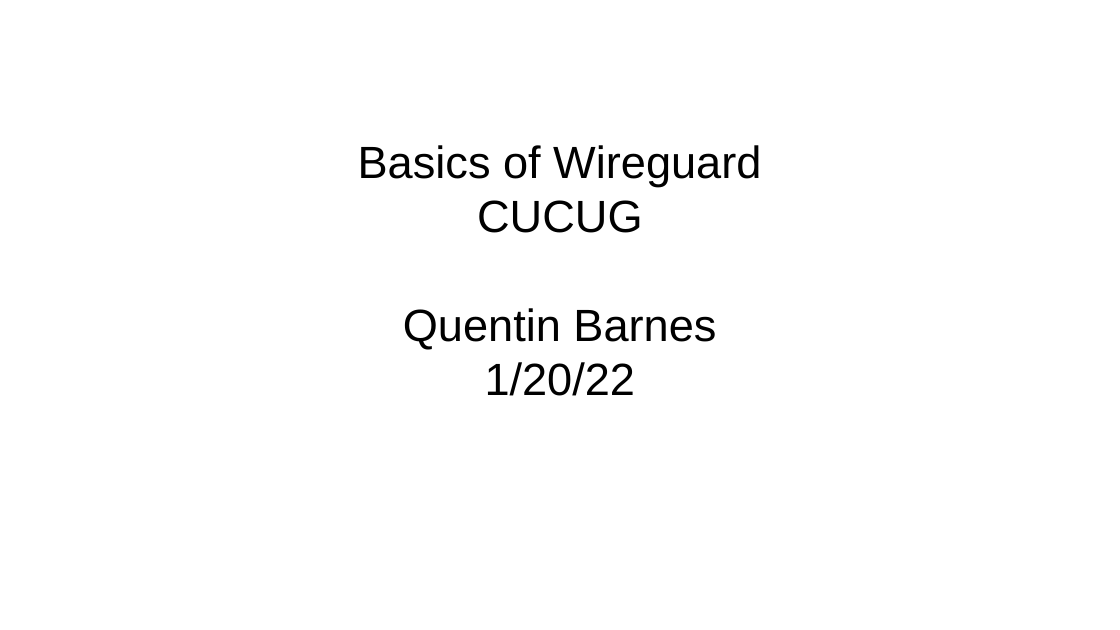
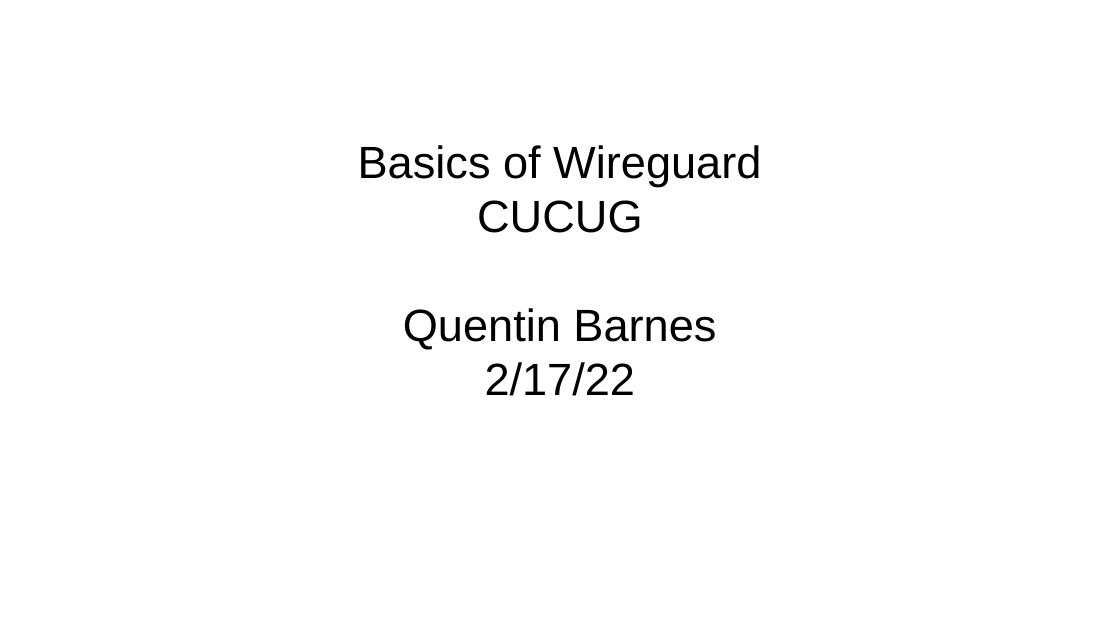
Before and after one commit to qbarnes/cucug-wireguard, a slide deck: slide 1 of talk/cucug-wireguard.odp. Drawn at 1120x630 pixels with LibreOffice and Linux fonts; fonts in the diff are those of the drawing. Boxes give left, top, right and bottom in pixels: in the first picture for what was removed or moved away, otherwise in the second. Text is boxed around its words. In the diff, an @@ line names an element or a change of style, - is before the commit and + after.

```diff
--- a/talk/cucug-wireguard.odp
+++ b/talk/cucug-wireguard.odp
@@ subtitle at box(485, 362, 636, 396): text changed @@
-1/20/22
+2/17/22
```
Also in this commit, not shown: 3 other slides changed, 2 other files.
